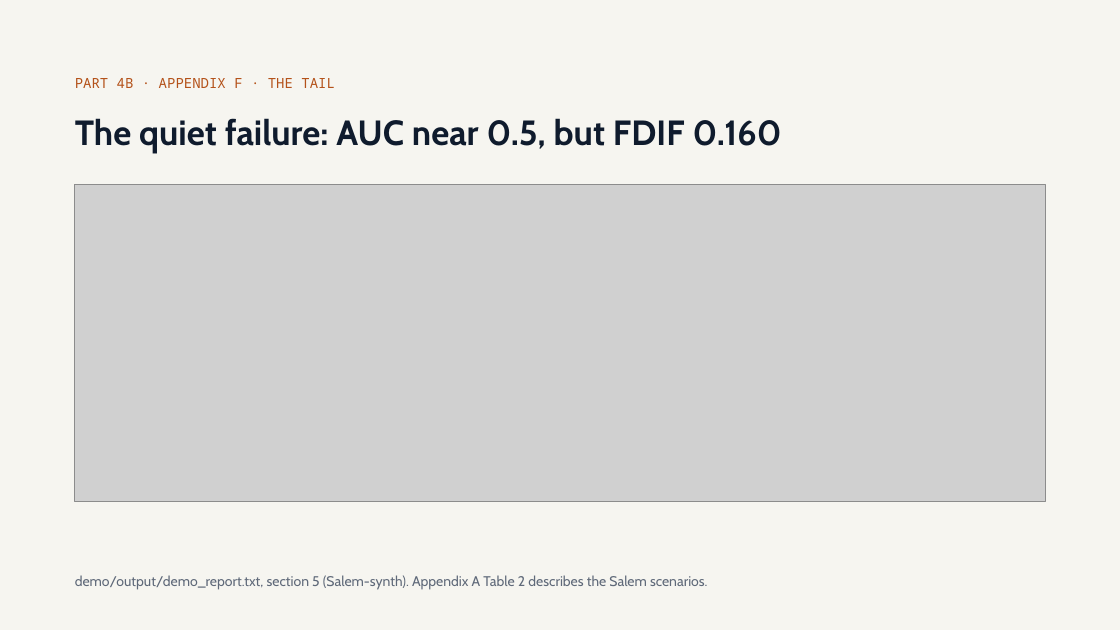
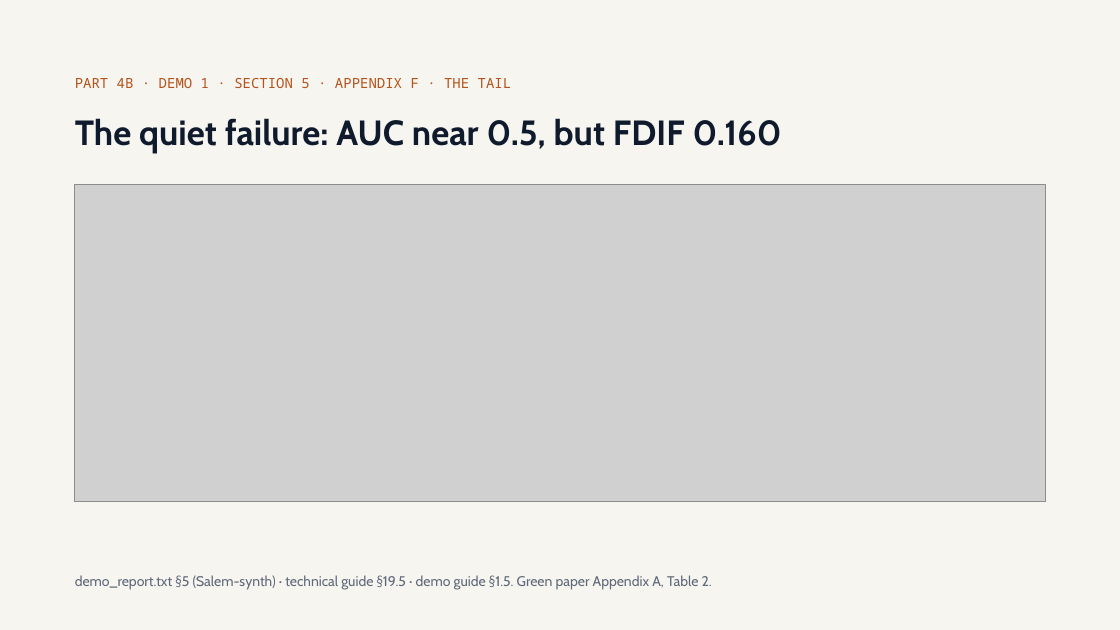
Before and after one commit to olonok69/graimatter_ML, a slide deck: slide 46 of docs/Adversarial_ML.pptx (slide 45 before the commit). Drawn at 1120x630 pixels with LibreOffice and Linux fonts; fonts in the diff are those of the drawing; grey boxes stand for pictures. Boxes give left, top, right and bottom in pixels: in the first picture for what was removed or moved away, otherwise in the second. Text is boxed around its words. In the diff, an @@ line names an element or a change of style, - is before the commit and + after.

```diff
--- a/docs/Adversarial_ML.pptx
+++ b/docs/Adversarial_ML.pptx
@@ text at <box>75,78,512,88</box>: text changed @@
-PART 4B · APPENDIX F · THE TAIL
+PART 4B · DEMO 1 · SECTION 5 · APPENDIX F · THE TAIL
@@ text at <box>75,575,712,590</box>: text changed @@
-demo/output/demo_report.txt, section 5 (Salem-synth). Appendix A Table 2 describes the Salem scenarios.
+demo_report.txt §5 (Salem-synth) · technical guide §19.5 · demo guide §1.5. Green paper Appendix A, Table 2.
```
Also in this commit, not shown: 23 other slides changed, 1 slide added, 14 other files.
